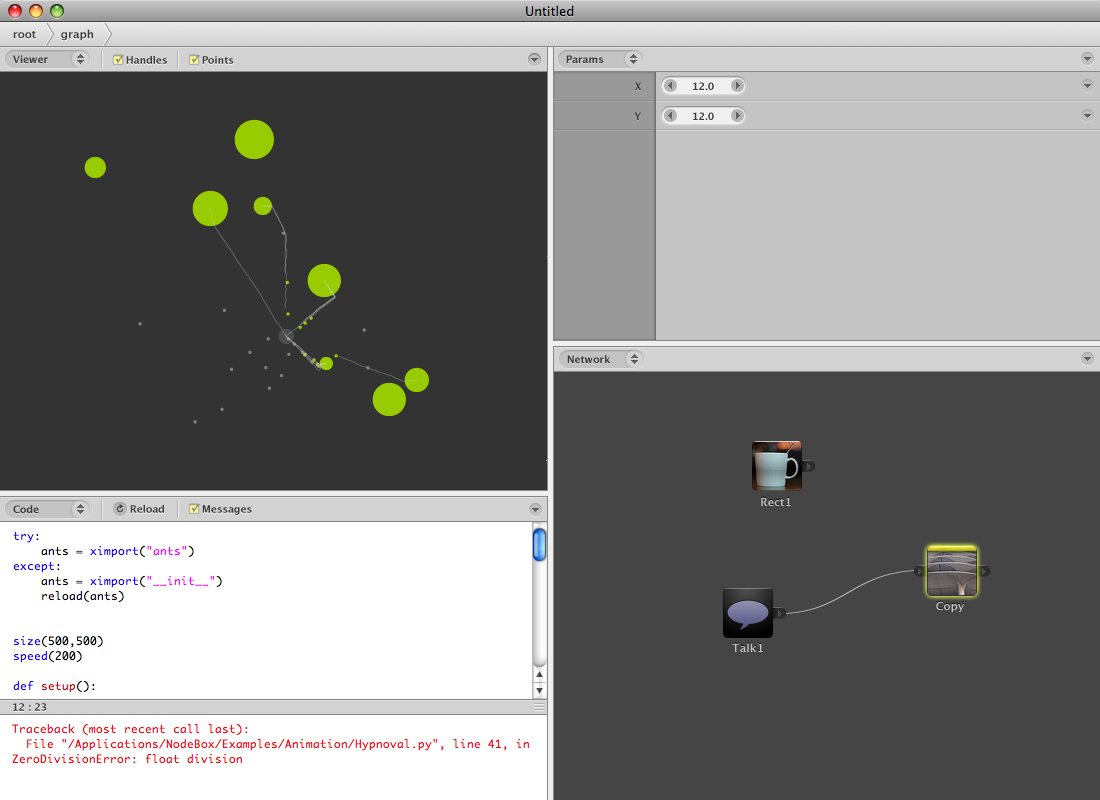
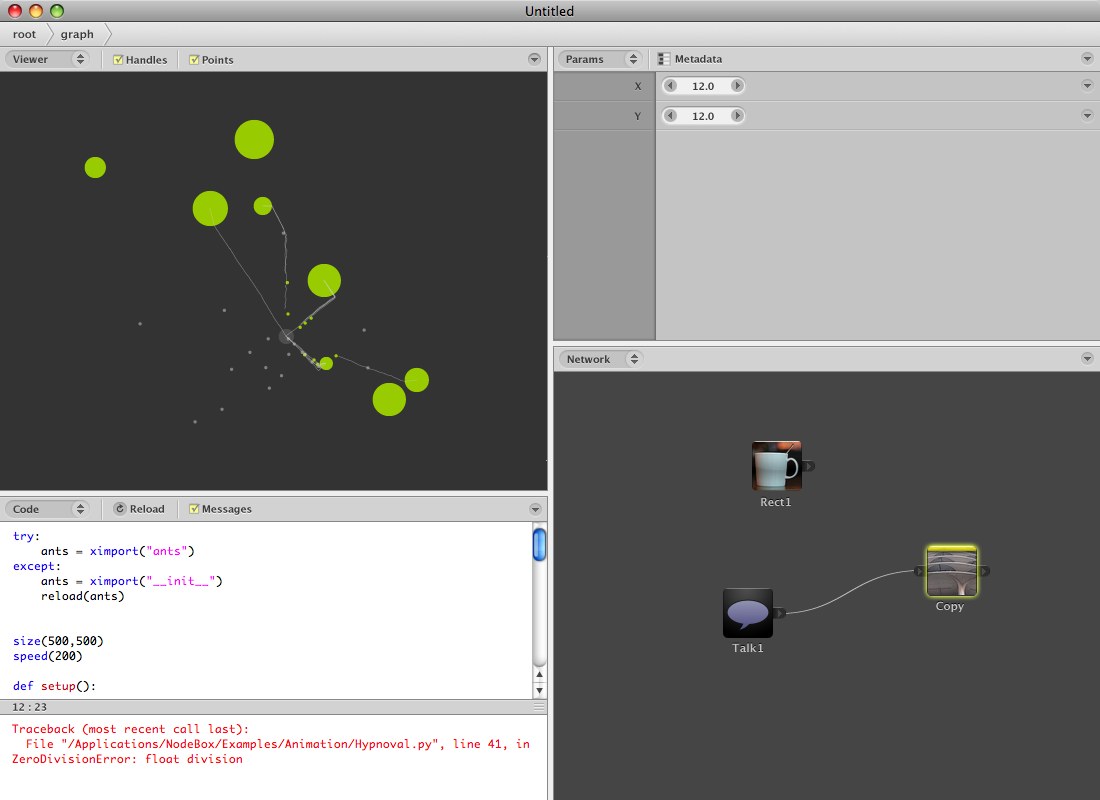
Comparing the layer stacks of the two (1100, 800) images. Changes:
added group "controls copy 2" with 4 layers in group "viewbar" over [648, 49, 722, 70]
added group "metadata" with 2 layers in group "controls copy 2" over [657, 52, 722, 66]
added layer "Metadata" (1st of 2, in "parameters" › "viewbar" › "controls copy 2" › "metadata") in group "metadata" over [675, 55, 722, 63]
added layer "Metadata" (2nd of 2, in "parameters" › "viewbar" › "controls copy 2" › "metadata") in group "metadata" over [657, 52, 671, 66]
added layer "divider copy 5" in group "controls copy 2" over [648, 49, 650, 70]
